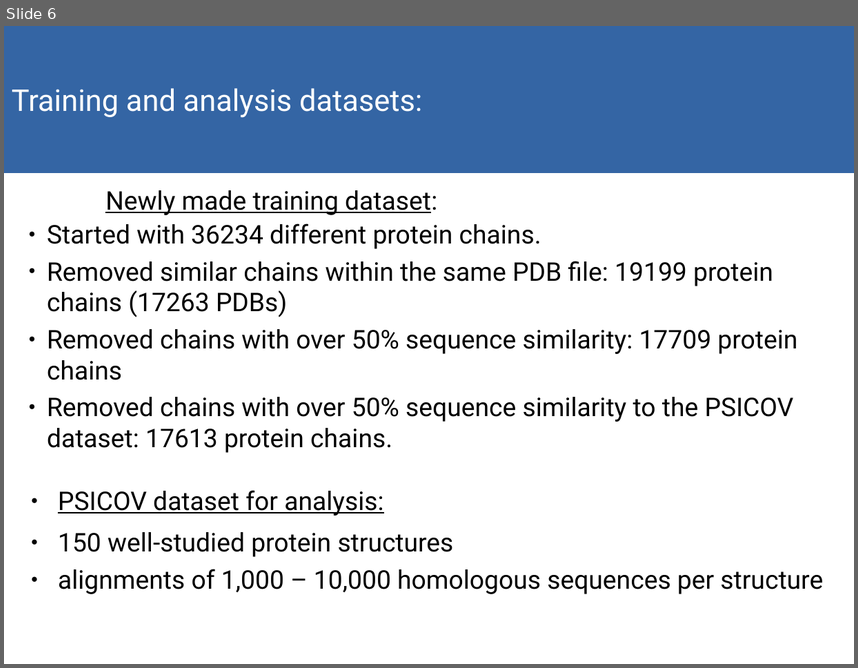
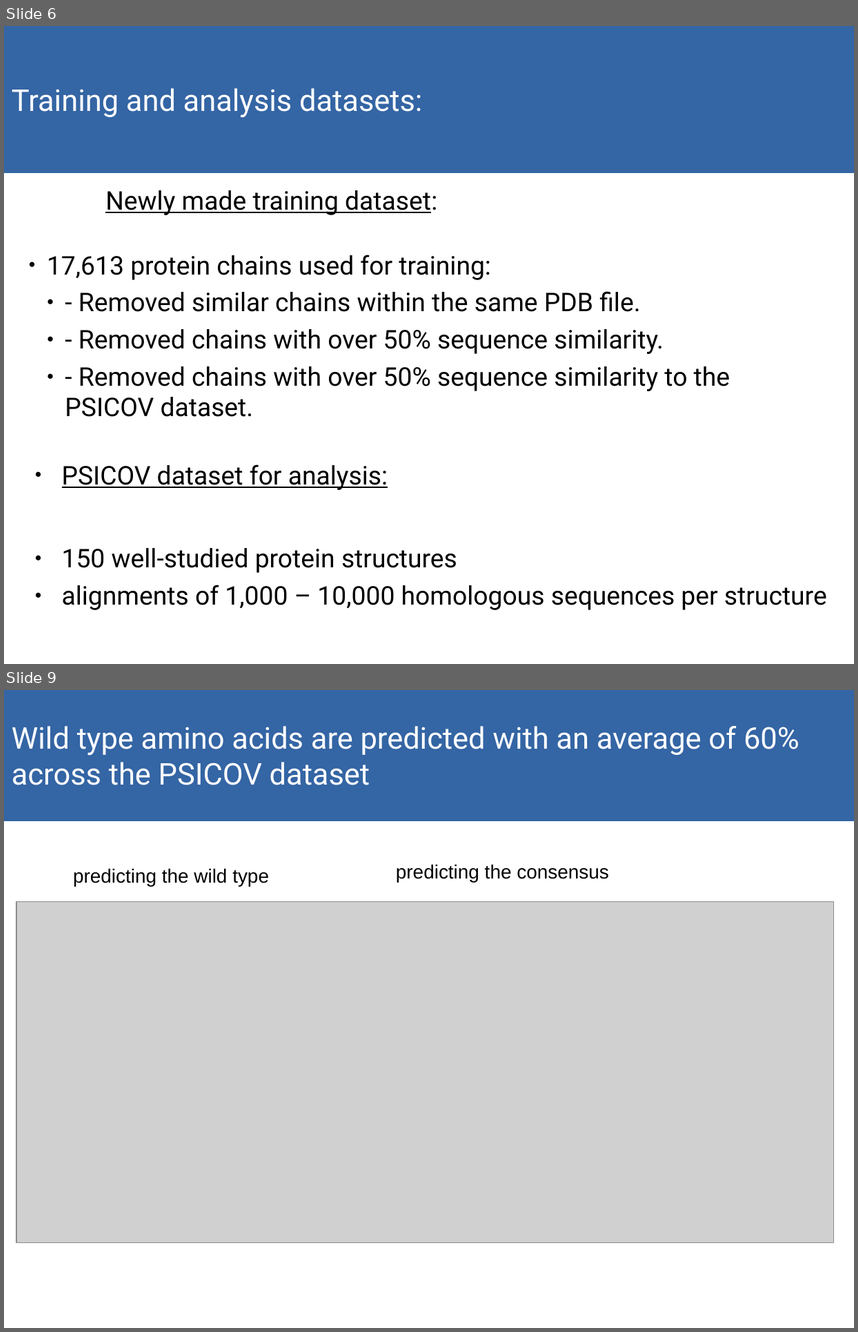
Before and after one commit to akulikova64/CNN_protein_landscape, a slide deck: present_7_2_21.odp. Shown one above the other, each under a label of ours: slide 6 before the commit, slides 6 and 9 after it; the slides between them are not shown. The pictures are 858x668 and 858x1332 pixels, drawn with LibreOffice and Linux fonts; fonts in the diff are those of the drawing; grey boxes stand for pictures. Boxes give left, top, right and bottom in pixels: in the first picture for what was removed or moved away, otherwise in the second. Text is boxed around its words. In the diff, an @@ line names an element or a change of style, - is before the commit and + after.

```diff
--- a/present_7_2_21.odp
+++ b/present_7_2_21.odp
@@ slide 9 added at [4, 690, 854, 1328], background #FFFFFF @@
@@ rectangle added at [4, 690, 854, 821], fill #3465A4, outline #3465A4 0 pt, 28 pt, text #FFFFFF @@
+Wild type amino acids are predicted with an average of 60%
+across the PSICOV dataset
@@ text added at [73, 868, 269, 886], 18 pt, text #000000 @@
+predicting the wild type
@@ text added at [396, 864, 609, 882], 18 pt, text #000000 @@
+predicting the consensus
@@ picture added at [16, 901, 834, 1242] @@
@@ slide 6 changed as well @@
@@ text at [47, 254, 730, 417]: text changed @@
-● Started with 36234 different protein chains.
-● Removed similar chains within the same PDB file: 19199 protein chains (17263 PDBs)
-● Removed chains with over 50% sequence similarity: 17709 protein chains
-● Removed chains with over 50% sequence similarity to the PSICOV dataset: 17613 protein chains.
+● 17,613 protein chains used for training:
+  ● - Removed similar chains within the same PDB file.
+  ● - Removed chains with over 50% sequence similarity.
+  ● - Removed chains with over 50% sequence similarity to the PSICOV dataset.
@@ text "PSICOV dataset for analysis:" rewrapped from [58, 490, 823, 594] to [62, 464, 827, 610] @@
```
Also in this commit, not shown: 13 other slides changed, 26 other slides added, 16 slides removed, 10 other files.
